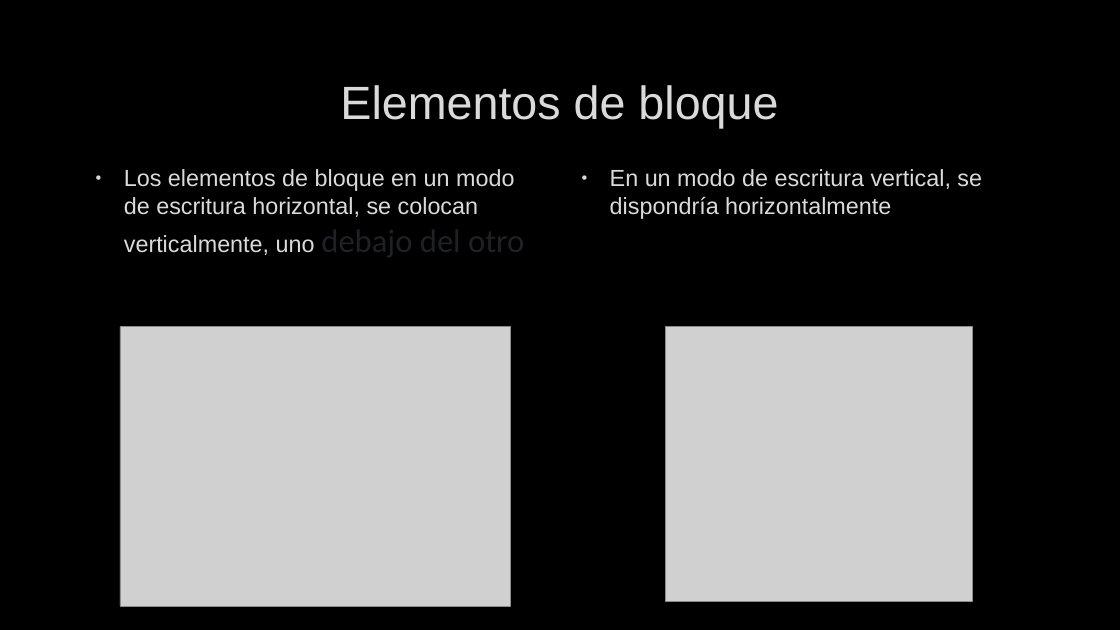
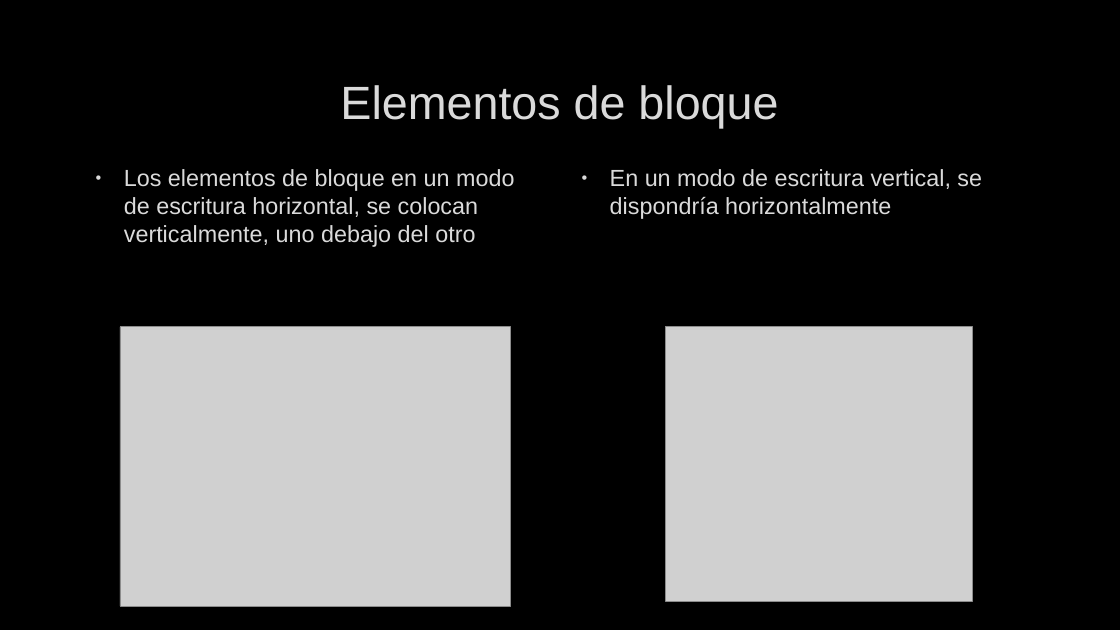
Before and after one commit to franvazgom/DAW-python, a slide deck: slide 28 of Docs/Modulo-III-Docs/02_CSS.pptx. Drawn at 1120x630 pixels with LibreOffice and Linux fonts; fonts in the diff are those of the drawing; grey boxes stand for pictures; background and template pictures are left out. Boxes give left, top, right and bottom in pixels: in the first picture for what was removed or moved away, otherwise in the second. Text is boxed around its words. In the diff, an @@ line names an element or a change of style, - is before the commit and + after.

```diff
--- a/Docs/Modulo-III-Docs/02_CSS.pptx
+++ b/Docs/Modulo-III-Docs/02_CSS.pptx
@@ text "Los elementos de bloque en ..." at [124,169,514,247]: size 28 to 20 pt, font Calibri to Arial, text colour #202124 to #DADADA, letter outline none to #404040 0.75 pt in "debajo del otro" @@
```
Also in this commit, not shown: 1 other slide changed, 1 other file.
